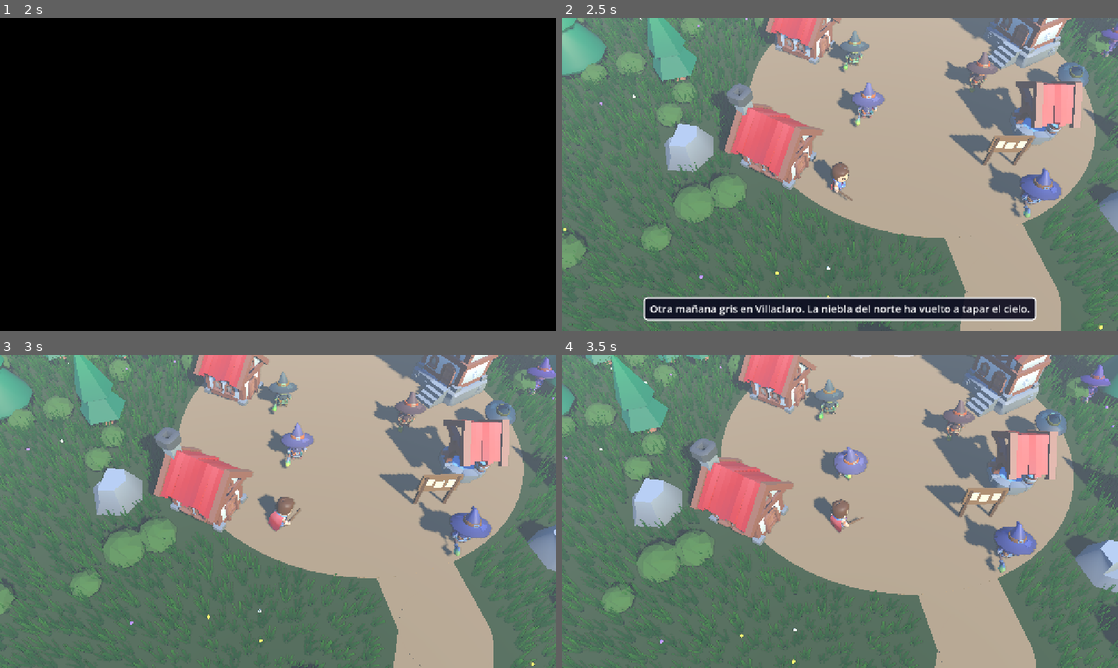
Above: before the commit, frames 1-4 (two rows, left to right).
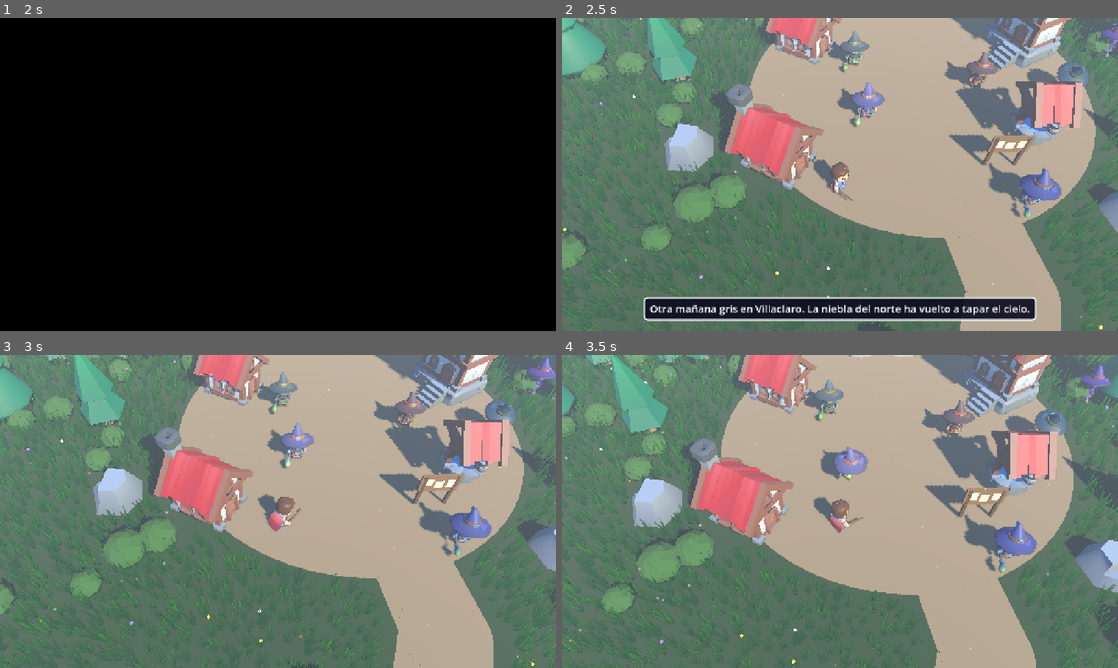
Above: after the commit, the same moments.

Repository: apergas/rpg-turnos
Game: Godot game, scene res://scenes/title/title.tscn
Same seed, same stepped clock (60 frames per second), same inputs: the game is played once before the commit and once after it.
Inputs (mouse positions are in pixels of both pictures, inside the frame that each line leads up to):
- Up to frame 1 (2 s): tap Enter (accept) at 0.5, 0.6 s; move the mouse to (400, 158) at 0.52 s; hold D (move_right) 0.53-1.25 s; click (400, 158) at 0.67 s; tap Space at 0.77, 1.07 s; click "Normal" at 1.25 s
- Up to frame 2 (2.5 s): tap Enter (accept) at 2 s; drag from (728, 190) to (812, 237) at 2.02 s
- Up to frame 3 (3 s): move the mouse to (333, 442) at 2.77 s; hold D (move_right) from 2.78 s (still down); tap Keypad Enter at 2.85 s
- Up to frame 4 (3.5 s): keep holding D (move_right)

Frame 1 is identical in both runs. In frame 2, less than 0.1% of the frame differs, in the area x 7-100%, y 1-96%; in frame 3, less than 0.1%, in the area x 5-100%, y 0-97%; in frame 4, less than 0.1%.

Commit message:
Add floating particles around the hero

Diff:
--- a/data/zones/bosque.tres
+++ b/data/zones/bosque.tres
@@ -143,5 +143,6 @@
 sun_color = Color(0.95, 0.92, 0.78, 1)
 sun_energy = 0.5
 backdrop = "bosque"
+particles = "leaves"
 autoplay_route = Array[Vector3]([Vector3(6, 0, 30), Vector3(15.8, 0, 19.8), Vector3(8, 0, 8), Vector3(-3, 0, 10.5), Vec …(281 unchanged characters)…
 autoplay_boss_level = 9
--- a/data/zones/castillo_patio.tres
+++ b/data/zones/castillo_patio.tres
@@ -102,6 +102,7 @@
 sun_color = Color(0.78, 0.75, 0.92, 1)
 sun_energy = 0.4
 backdrop = "castillo"
+particles = "mist"
 layout = PackedStringArray("#################", "#T..#...S...#..C#", "#...#.......#...#", "#...###.#.###...#", "#...... …(222 unchanged characters)…
 rock_color = Color(0.44, 0.43, 0.48, 1)
 floor_color = Color(0.34, 0.33, 0.36, 1)
--- a/data/zones/castillo_trono.tres
+++ b/data/zones/castillo_trono.tres
@@ -32,6 +32,7 @@
 haze = Color(0.16, 0.1, 0.22, 1)
 fog_density = 0.01
 backdrop = "castillo"
+particles = "mist"
 layout = PackedStringArray("#############", "#####.R.#####", "#T#.......#T#", "#...#...#...#", "#...........#", "#T..#...#..T#", "#...........#", "#...#...#...#", "#C..........#", "#...#...#...#", "#T.........T#", "#.....B.....#", "#############")
 underground = true
 ambient_color = Color(0.62, 0.55, 0.78, 1)
--- a/data/zones/mina_1.tres
+++ b/data/zones/mina_1.tres
@@ -94,6 +94,7 @@
 haze = Color(0.03, 0.03, 0.05, 1)
 fog_density = 0.012
 backdrop = "mina"
+particles = "dust"
 layout = PackedStringArray("###############", "#T..B#.....C..#", "#....#.#####..#", "#....#.#T..#..#", "###.##.#...#.##", "#.....T#...#..#", "#.###.##.###..#", "#..T......T...#", "####.##.#######", "####T.....T####", "####.......####", "####.T...T.####", "###############")
 underground = true
 ambient_color = Color(0.5, 0.48, 0.6, 1)
--- a/data/zones/mina_2.tres
+++ b/data/zones/mina_2.tres
@@ -30,6 +30,7 @@
 haze = Color(0.03, 0.03, 0.05, 1)
 fog_density = 0.012
 backdrop = "mina"
+particles = "dust"
 layout = PackedStringArray("###############", "#T...#......TS#", "#.L..#.####...#", "#....#.#..##.##", "##.###.#T.....#", "#......#..#.#.#", "#.####.##.#C#.#", "#T#..T........#", "#.#.######.##D#", "#...#....#..#.#", "###.#.T..#..#.#", "#......#....#B#", "###############")
 underground = true
 ambient_color = Color(0.5, 0.48, 0.6, 1)
--- a/data/zones/mina_3.tres
+++ b/data/zones/mina_3.tres
@@ -32,6 +32,7 @@
 haze = Color(0.03, 0.03, 0.05, 1)
 fog_density = 0.012
 backdrop = "mina"
+particles = "dust"
 layout = PackedStringArray("###############", "#T.S..#..T...K#", "#.....#.####..#", "##.####.#..#..#", "#......T#..#.##", "#.##.####.##..#", "#.##...T.....##", "#T...#.######.#", "####.#.#.....T#", "#C...#...###D##", "#.#.T#####....#", "#.........#.T.#", "###############")
 underground = true
 ambient_color = Color(0.5, 0.48, 0.6, 1)
--- a/data/zones/pradera.tres
+++ b/data/zones/pradera.tres
@@ -140,5 +140,6 @@
 sun_color = Color(1, 0.9, 0.75, 1)
 sun_energy = 0.6
 backdrop = "pradera"
+particles = "pollen"
 autoplay_route = Array[Vector3]([Vector3(8, 0, 18), Vector3(16, 0, 6), Vector3(10, 0, -6), Vector3(1, 0, -14), Vector3( …(186 unchanged characters)…
 autoplay_boss_level = 5
--- a/scripts/ui/display_settings.gd
+++ b/scripts/ui/display_settings.gd
@@ -1,7 +1,8 @@
 class_name DisplaySettings extends RefCounted
 ## Puts into effect the options that live outside the rules: the size of everything in the
 ## windows, fullscreen (desktop only) and the graphics quality the map and battle builders
-## read when they build their next scene. TitleScreen calls it at the start, OptionsPanel at
+## (and ZoneParticles: none on low quality, half on a phone) read when they build their
+## next scene. TitleScreen calls it at the start, OptionsPanel at
 ## each change.
 
 
@@ -28,6 +29,8 @@
 	var low := options.quality == GameOptions.Quality.LOW
 	Vegetation.half_density = low
 	BattleStage.plain_light = low
+	ZoneParticles.enabled = not low
+	ZoneParticles.half = Device.is_touch()
 
 
 ## Phone: bigger windows, a lower 3D resolution and frame rate on low quality, taller buttons.
--- a/scripts/world/world.gd
+++ b/scripts/world/world.gd
@@ -18,6 +18,7 @@
 ## rock blocks turn see-through between the camera and the hero, the hero carries a
 ## lantern underground, and next to the lever, the key or a locked gate Enter / Space
 ## pulls it (lever_pulled), takes it (key_taken) or tries the gate (door_used).
+## The zone's particles (ZoneParticles) float around the hero.
 ## Battles and exits freeze the player until set_active(true) (or until Game frees
 ## the map). A "!" or "?" floats over a figure with something about a quest, and a figure a
 ## quest has not brought out is not on the map (set_quest_view()). Run on its own
@@ -297,6 +298,8 @@
 var _hidden_figures: Array[String] = []
 var _mark_labels := {}
 var _figure_signs: Array[Label3D] = []
+## The zone's ZoneParticles (null: none, or low quality), carried with the hero.
+var _particles: Node3D
 ## The groups of monsters on the map (MonsterGroups), each {"node": Node3D (no collider),
 ## "actor": BattleActor (its first enemy's figure), "roam": MonsterRoam, "enemies":
 ## Array[Combatant] (the formation, data), "armed": bool (false: fled from, it starts no
@@ -358,6 +361,9 @@
 		lantern.omni_range = LANTERN_RANGE
 		lantern.position.y = LANTERN_HEIGHT
 		_player.add_child(lantern)
+	_particles = ZoneParticles.build(zone.particles)
+	if _particles:
+		add_child(_particles)
 	_camera = FollowCamera.new()
 	add_child(_camera)
 	_camera.target = _player
@@ -381,6 +387,8 @@
 	if _grass:
 		Vegetation.set_pusher(_grass, _player.global_position)
 	RenderingServer.global_shader_parameter_set(HERO_POS_PARAM, _player.global_position)
+	if _particles:
+		ZoneParticles.follow(_particles, _player.global_position)
 	_map_square.follow(_player.global_position)
 	_show_near_medals(_player.global_position)
 	if _hint_window and _hint_window.visible and _player.last_step_m > 0.0:
@@ -556,6 +564,8 @@
 func place_player(pos: Vector3, yaw_deg := 0.0) -> void:
 	_player.place(pos, deg_to_rad(yaw_deg))
 	_camera.snap()
+	if _particles:
+		ZoneParticles.follow(_particles, _player.global_position, true)
 	_calm()
 	_was_near = {}
 	_use_on_arrival = {}
--- a/scripts/world/zone_data.gd
+++ b/scripts/world/zone_data.gd
@@ -156,6 +156,8 @@
 @export var sun_energy := 0.6
 ## BattleStage backdrop of the battles fought here ("pradera", "bosque").
 @export var backdrop := "pradera"
+## ZoneParticles kind floating around the hero ("" for none).
+@export var particles := ""
 
 @export_group("Dungeon")
 ## Rows of a dungeon floor, north (−Z) first, one character per CELL × CELL cell (see
--- /dev/null
+++ b/scripts/world/zone_particles.gd
@@ -0,0 +1,148 @@
+class_name ZoneParticles extends RefCounted
+## The particles that float around the hero on a map (ZoneData.particles): pollen and
+## dandelion seeds in the meadow, leaves falling slowly in the forest, dust motes that the
+## lantern lights in the mine, flakes of violet mist in the castle. A CPUParticles3D (the
+## same on the Compatibility renderer and on the web) in world space: World carries its
+## box (BOX, 30 × 20 m around the hero; the mine's is smaller, the lantern's reach) along
+## every physics tick with follow(), and what is already floating stays where it is. Never
+## in battle (World is hidden) or on the title (it has no World). DisplaySettings sets
+## enabled (false on low quality: no particles) and half (a phone: half as many); a change
+## shows on the next map built.
+
+const POLLEN := "pollen"
+const LEAVES := "leaves"
+const DUST := "dust"
+const MIST := "mist"
+## Half extents, along X and Z, of the box the particles are born in around the hero.
+const BOX := Vector3(15.0, 0.0, 10.0)
+## Share of a particle's life spent fading in, and again fading out.
+const FADE := 0.15
+## Each kind: how many, the seconds each one lives, the height of the box's centre over the
+## hero's feet and half the box's height ("depth"), the size of one (a leaf is 0.6 as tall
+## as wide), [least, most] speed, the way they drift ("direction", "spread" degrees around
+## it), spin in degrees a second (leaves), the two colours they are picked between, lit
+## (shaded: only the light of the scene shows them) and round (a soft dot instead of a flat
+## quad); "box" replaces BOX.
+const KINDS := {
+	POLLEN: {"amount": 80, "lifetime": 9.0, "height": 1.4, "depth": 1.2, "size": 0.09,
+		"speed": [0.15, 0.35], "direction": Vector3(1.0, 0.15, 0.3), "spread": 60.0,
+		"spin": 0.0, "colors": [Color(1.0, 1.0, 0.95, 0.9), Color(1.0, 0.88, 0.3, 0.9)],
+		"lit": false, "round": true},
+	LEAVES: {"amount": 50, "lifetime": 10.0, "height": 5.0, "depth": 0.8, "size": 0.2,
+		"speed": [0.45, 0.6], "direction": Vector3(0.3, -1.0, 0.15), "spread": 20.0,
+		"spin": 90.0, "colors": [Color(0.36, 0.55, 0.2), Color(0.78, 0.55, 0.2)],
+		"lit": true, "round": false},
+	DUST: {"amount": 60, "lifetime": 6.0, "height": 1.5, "depth": 1.2, "size": 0.04,
+		"speed": [0.03, 0.1], "direction": Vector3.UP, "spread": 180.0, "spin": 0.0,
+		"colors": [Color(1.0, 0.92, 0.75, 0.85), Color(0.9, 0.86, 0.8, 0.6)],
+		"lit": true, "round": true, "box": Vector3(7.0, 0.0, 5.0)},
+	MIST: {"amount": 40, "lifetime": 11.0, "height": 1.0, "depth": 0.8, "size": 0.45,
+		"speed": [0.2, 0.4], "direction": Vector3(1.0, 0.1, 0.2), "spread": 30.0,
+		"spin": 0.0, "colors": [Color(0.7, 0.55, 0.95, 0.45), Color(0.85, 0.75, 1.0, 0.35)],
+		"lit": false, "round": true},
+}
+
+## No particles at all while false (low quality). Set by DisplaySettings.
+static var enabled := true
+## Half as many (a phone). Set by DisplaySettings.
+static var half := false
+
+
+## The particles of kind for World to carry with follow(): a Node3D named "Particles" with
+## the CPUParticles3D as its only child, at the kind's height; already full (preprocess).
+## null for "", an unknown kind, or while not enabled.
+static func build(kind: String) -> Node3D:
+	if not enabled or not KINDS.has(kind):
+		return null
+	var spec: Dictionary = KINDS[kind]
+	var holder := Node3D.new()
+	holder.name = "Particles"
+	var parts := CPUParticles3D.new()
+	parts.position.y = spec.height
+	parts.amount = maxi(1, int(spec.amount) / (2 if half else 1))
+	parts.lifetime = spec.lifetime
+	parts.preprocess = spec.lifetime
+	parts.local_coords = false
+	parts.emission_shape = CPUParticles3D.EMISSION_SHAPE_BOX
+	var box: Vector3 = spec.get("box", BOX)
+	parts.emission_box_extents = Vector3(box.x, spec.depth, box.z)
+	parts.direction = (spec.direction as Vector3).normalized()
+	parts.spread = spec.spread
+	parts.gravity = Vector3.ZERO
+	parts.initial_velocity_min = spec.speed[0]
+	parts.initial_velocity_max = spec.speed[1]
+	var spin: float = spec.spin
+	parts.angle_min = 0.0
+	parts.angle_max = 360.0 if spin > 0.0 else 0.0
+	parts.angular_velocity_min = -spin
+	parts.angular_velocity_max = spin
+	parts.scale_amount_min = 0.7
+	parts.scale_amount_max = 1.3
+	parts.color_initial_ramp = _pick(spec.colors)
+	parts.color_ramp = _fade()
+	parts.mesh = _mesh(spec)
+	holder.add_child(parts)
+	return holder
+
+
+## Carries the box to pos (the hero's feet). jump: the hero was put somewhere else at once
+## (an entry, a game loaded, the portal), so the particles start over there, already full.
+static func follow(holder: Node3D, pos: Vector3, jump := false) -> void:
+	holder.global_position = pos
+	if jump:
+		(holder.get_child(0) as CPUParticles3D).restart()
+
+
+## A quad that always faces the camera, coloured by the particle, see-through; a soft round
+## dot unless the kind is a leaf.
+static func _mesh(spec: Dictionary) -> QuadMesh:
+	var size: float = spec.size
+	var is_round: bool = spec.round
+	var quad := QuadMesh.new()
+	quad.size = Vector2(size, size) if is_round else Vector2(size, size * 0.6)
+	var mat := StandardMaterial3D.new()
+	mat.billboard_mode = BaseMaterial3D.BILLBOARD_PARTICLES
+	mat.billboard_keep_scale = true
+	mat.transparency = BaseMaterial3D.TRANSPARENCY_ALPHA
+	mat.vertex_color_use_as_albedo = true
+	mat.cull_mode = BaseMaterial3D.CULL_DISABLED
+	if not spec.lit:
+		mat.shading_mode = BaseMaterial3D.SHADING_MODE_UNSHADED
+	if is_round:
+		mat.albedo_texture = _dot()
+	quad.material = mat
+	return quad
+
+
+## A white dot fading to clear at its edge (built for each map: no static resource is left
+## at exit).
+static func _dot() -> GradientTexture2D:
+	var gradient := Gradient.new()
+	gradient.set_color(0, Color.WHITE)
+	gradient.set_color(1, Color(1.0, 1.0, 1.0, 0.0))
+	var texture := GradientTexture2D.new()
+	texture.gradient = gradient
+	texture.fill = GradientTexture2D.FILL_RADIAL
+	texture.fill_from = Vector2(0.5, 0.5)
+	texture.fill_to = Vector2(1.0, 0.5)
+	texture.width = 32
+	texture.height = 32
+	return texture
+
+
+## Each particle is born one of the two colours, never a mix (constant interpolation).
+static func _pick(colors: Array) -> Gradient:
+	var gradient := Gradient.new()
+	gradient.interpolation_mode = Gradient.GRADIENT_INTERPOLATE_CONSTANT
+	gradient.offsets = PackedFloat32Array([0.0, 0.5])
+	gradient.colors = PackedColorArray([colors[0], colors[1]])
+	return gradient
+
+
+## Over its life a particle fades in for FADE of it and out for the last FADE.
+static func _fade() -> Gradient:
+	var gradient := Gradient.new()
+	gradient.offsets = PackedFloat32Array([0.0, FADE, 1.0 - FADE, 1.0])
+	gradient.colors = PackedColorArray([Color(1.0, 1.0, 1.0, 0.0), Color.WHITE, Color.WHITE,
+		Color(1.0, 1.0, 1.0, 0.0)])
+	return gradient
Not shown, added: scripts/world/zone_particles.gd.uid
Not shown, changed: CLAUDE.md
